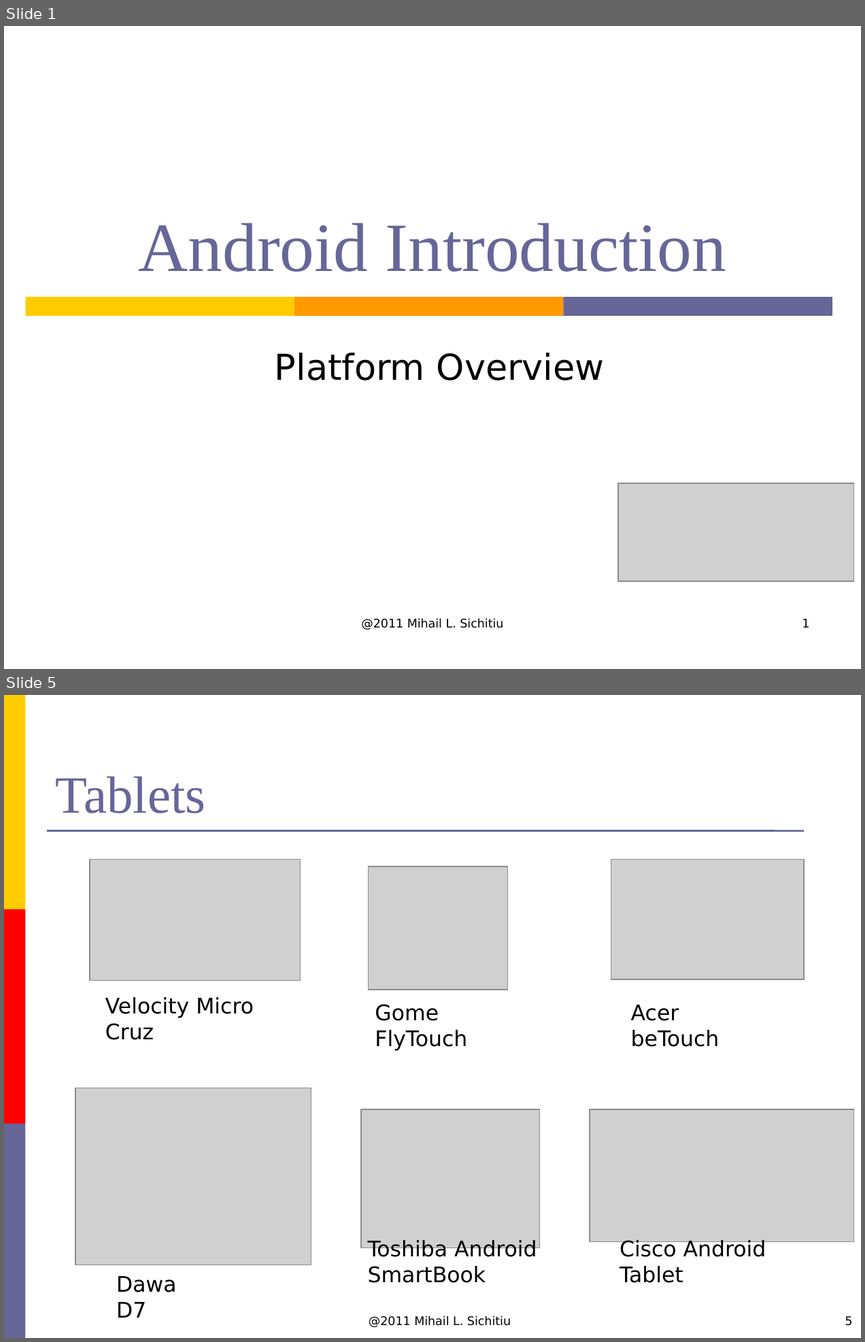
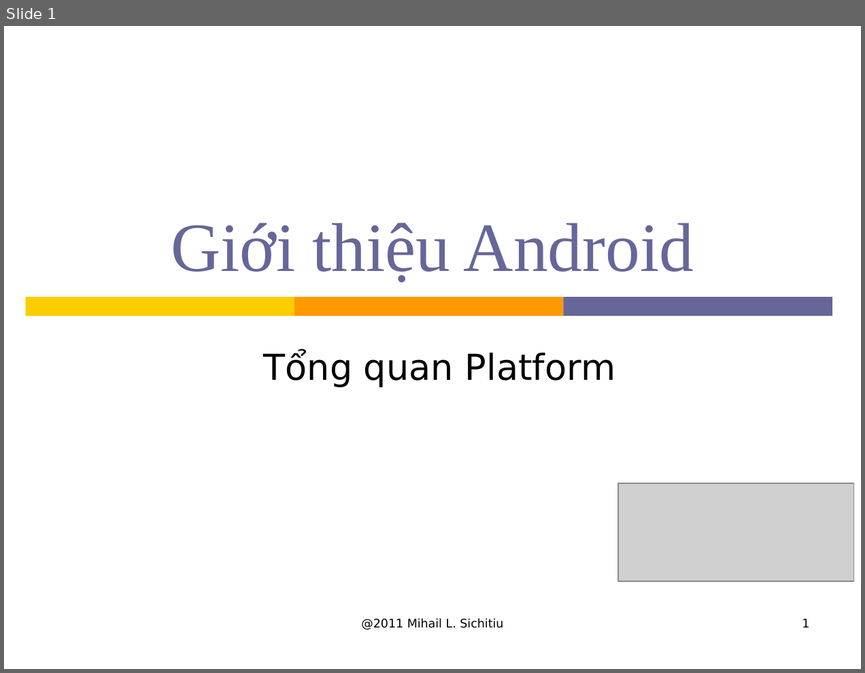
Before and after one commit to hungdien/google-map-api-and-map-on-android, a slide deck: Reports/Presentation.ppt. Shown one above the other, each under a label of ours: slides 1 and 5 before the commit, slide 1 after it; the slides between them are not shown. The pictures are 865x1342 and 865x673 pixels, drawn with LibreOffice and Linux fonts; fonts in the diff are those of the drawing; grey boxes stand for pictures; background and template pictures are left out. Boxes give left, top, right and bottom in pixels: in the first picture for what was removed or moved away, otherwise in the second. Text is boxed around its words. In the diff, an @@ line names an element or a change of style, - is before the commit and + after.

```diff
--- a/Reports/Presentation.ppt
+++ b/Reports/Presentation.ppt
@@ slide 5 removed at (4,695,861,1338), background #FFFFFF @@
@@ rectangle removed at (4,695,26,909) @@
@@ title removed at (56,776,206,813) @@
-Tablets
@@ line removed from (47, 830) to (804, 830) @@
@@ picture removed at (90,860,300,981) @@
@@ picture removed at (368,866,508,989) @@
@@ picture removed at (611,860,804,979) @@
@@ rectangle removed at (4,909,26,1123) @@
@@ text removed at (105,997,254,1040) @@
-Velocity Micro Cruz
@@ text removed at (375,1004,467,1051) @@
-Gome FlyTouch
@@ text removed at (631,1004,719,1047) @@
-Acer beTouch
@@ picture removed at (75,1087,311,1264) @@
@@ picture removed at (361,1109,540,1246) @@
@@ picture removed at (589,1109,853,1241) @@
@@ rectangle removed at (4,1123,26,1338) @@
@@ text removed at (368,1240,537,1283) @@
-Toshiba Android
-SmartBook
@@ text removed at (619,1238,766,1283) @@
-Cisco Android Tablet
@@ text removed at (116,1276,177,1317) @@
-Dawa D7
@@ text removed at (368,1316,511,1327) @@
-@2011 Mihail L. Sichitiu
@@ page number removed at (844,1316,852,1325) @@
-5
@@ slide 1 changed as well @@
@@ title at (171,223,694,282): text changed @@
-Android Introduction
+Giới thiệu Android
@@ subtitle at (264,351,615,387): text changed @@
-Platform Overview
+Tổng quan Platform
```
Also in this commit, not shown: 3 other slides changed, 2 slides added, 10 other slides removed.
